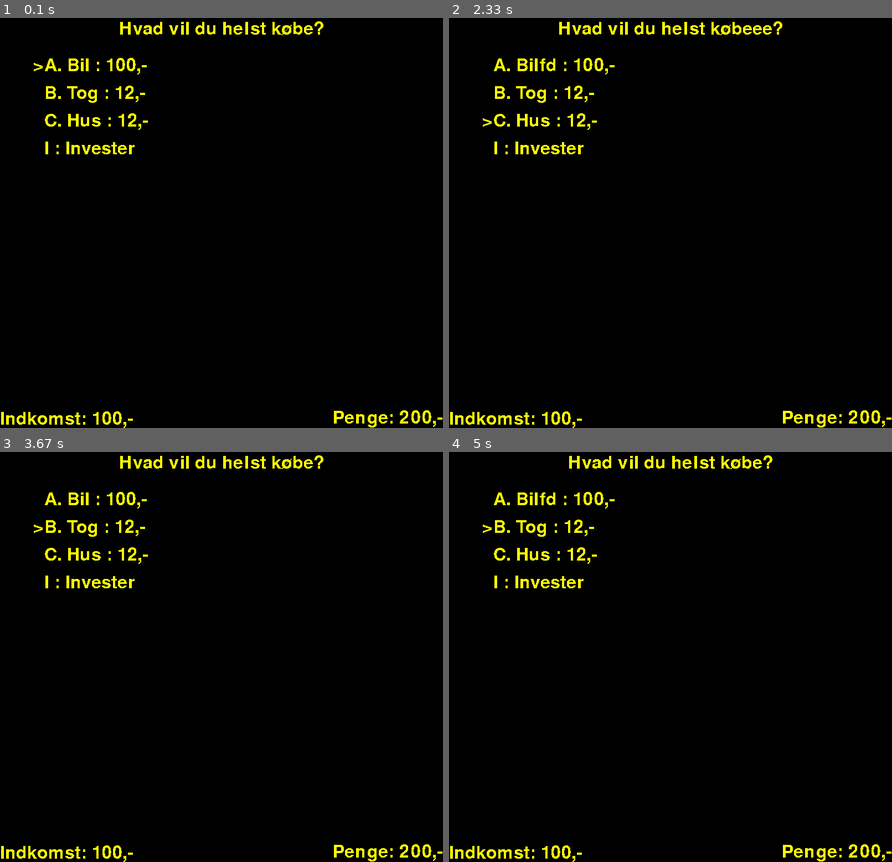
Above: before the commit, frames 1-4 (two rows, left to right).
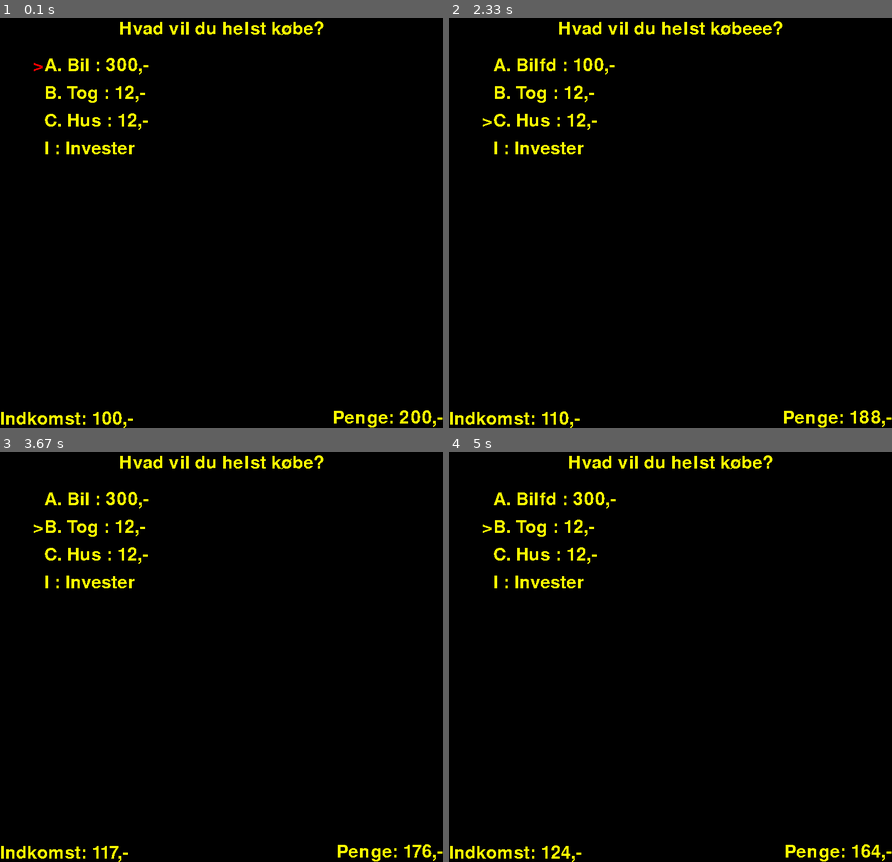
Above: after the commit, the same moments.

Repository: toke-dk/FIRE-game
Game: pygame game, started from main.py
The game is run twice, just before and just after one commit, with the same random seed, the same clock (stepped at 60 frames per second) and the same inputs.
Inputs:
- Up to frame 1 (0.1 s): no input
- Up to frame 2 (2.33 s): tap Enter at 0.33, 2 s; tap C at 1.67 s
- Up to frame 3 (3.67 s): tap B at 2.43 s; tap Enter at 2.97 s
- Up to frame 4 (5 s): tap Enter at 4.42 s

The runs differ from the first frame. In frame 1, 0.1% of the frame differs, in the area x 7-34%, y 9-14%; in frame 2, 0.3%; in frame 3, 0.5%, in the area x 22-98%, y 9-100%; in frame 4, 0.5%.

Commit message:
WIP: primary paying system with arrow colors

Diff:
--- a/main.py
+++ b/main.py
@@ -83,19 +83,19 @@
 
 quiz_sets = [
             {"spørgsmål": "Hvad vil du helst købe?",
-             "valgmuligheder": [{"tekst": "A. Bil", "point": 2, "pris": 100, "inkomststigning": 10},
+             "valgmuligheder": [{"tekst": "A. Bil", "point": 2, "pris": 300, "inkomststigning": 10},
                                 {"tekst": "B. Tog", "point": 5, "pris": 12, "inkomststigning": 7},
                                 {"tekst": "C. Hus", "point": 100, "pris": 12, "inkomststigning": 10}],
              "svar": "A"
              },
             {"spørgsmål": "Hvad vil du helst købe?",
-             "valgmuligheder": [{"tekst": "A. Bilfd", "point": 2, "pris": 100, "inkomststigning": 10},
+             "valgmuligheder": [{"tekst": "A. Bilfd", "point": 2, "pris": 300, "inkomststigning": 10},
                                 {"tekst": "B. Tog", "point": 5, "pris": 12, "inkomststigning": 7},
                                 {"tekst": "C. Hus", "point": 100, "pris": 12, "inkomststigning": 10}],
              "svar": "A"
              },
             {"spørgsmål": "Hvad vil du helst købe?",
-             "valgmuligheder": [{"tekst": "A. Biadl", "point": 2, "pris": 100, "inkomststigning": 10},
+             "valgmuligheder": [{"tekst": "A. Biadl", "point": 2, "pris": 300, "inkomststigning": 10},
                                 {"tekst": "B. Tog", "point": 5, "pris": 12, "inkomststigning": 7},
                                 {"tekst": "C. Hus", "point": 100, "pris": 12, "inkomststigning": 10}],
              "svar": "A"
@@ -141,9 +141,13 @@
 pygame.display.flip()
 
 a_selected = True
+a_color = (255,255,0)
 b_selected = False
+b_color = (255,255,0)
 c_selected = False
+c_color = (255,255,0)
 i_selected = False
+i_color = (255,255,0)
 
 while running:
     for event in pygame.event.get():
@@ -176,27 +180,33 @@
         screen.blit(question_text, question_text_rect)
 
         if (a_selected):
-            a = font.render(f">", False, (250, 250, 0))
+            if penge < quiz_set["valgmuligheder"][0]["pris"]:
+                a_color = (255, 0, 0)
+            a = font.render(f">", False, a_color)
             a_rect = a.get_rect()
 
             a_rect.topleft = (width // 10 - 20, height // 10 + 50 * 1)
 
             screen.blit(a, a_rect)
         elif (b_selected):
-            b = font.render(f">", False, (250, 250, 0))
+            if penge < quiz_set["valgmuligheder"][1]["pris"]:
+                b_color = (255, 0, 0)
+            b = font.render(f">", False, b_color)
             b_rect = b.get_rect()
 
             b_rect.topleft = (width // 10 - 20, height // 10 + 50 * 2)
 
             screen.blit(b, b_rect)
         elif (c_selected):
-            b = font.render(f">", False, (250, 250, 0))
+            if penge < quiz_set["valgmuligheder"][2]["pris"]:
+                c_color = (255, 0, 0)
+            b = font.render(f">", False, c_color)
             b_rect = b.get_rect()
             b_rect.topleft = (width // 10 - 20, height // 10 + 50 * 3)
 
             screen.blit(b, b_rect)
         elif (i_selected):
-            b = font.render(f">", False, (250, 250, 0))
+            b = font.render(f">", False, i_color)
             b_rect = b.get_rect()
 
             b_rect.topleft = (width // 10 - 20, height // 10 + 50 * 4)
@@ -244,6 +254,22 @@
                 i_selected = True
 
             if event.key == pygame.K_RETURN:
+                if a_selected and penge > quiz_set["valgmuligheder"][0]["pris"]:
+                    penge -= quiz_set["valgmuligheder"][0]["pris"]
+                    inkomst += quiz_set["valgmuligheder"][0]["inkomststigning"]
+                    points += quiz_set["valgmuligheder"][0]["point"]
+
+                if b_selected and penge > quiz_set["valgmuligheder"][1]["pris"]:
+                    penge -= quiz_set["valgmuligheder"][1]["pris"]
+                    inkomst += quiz_set["valgmuligheder"][1]["inkomststigning"]
+                    points += quiz_set["valgmuligheder"][1]["point"]
+
+
+                if c_selected and penge > quiz_set["valgmuligheder"][2]["pris"]:
+                    penge -= quiz_set["valgmuligheder"][2]["pris"]
+                    inkomst += quiz_set["valgmuligheder"][2]["inkomststigning"]
+                    points += quiz_set["valgmuligheder"][2]["point"]
+
                 screen.fill((0,0,0))
                 print("fda")
                 quiz_set = next_question(quiz_sets, question_id)
